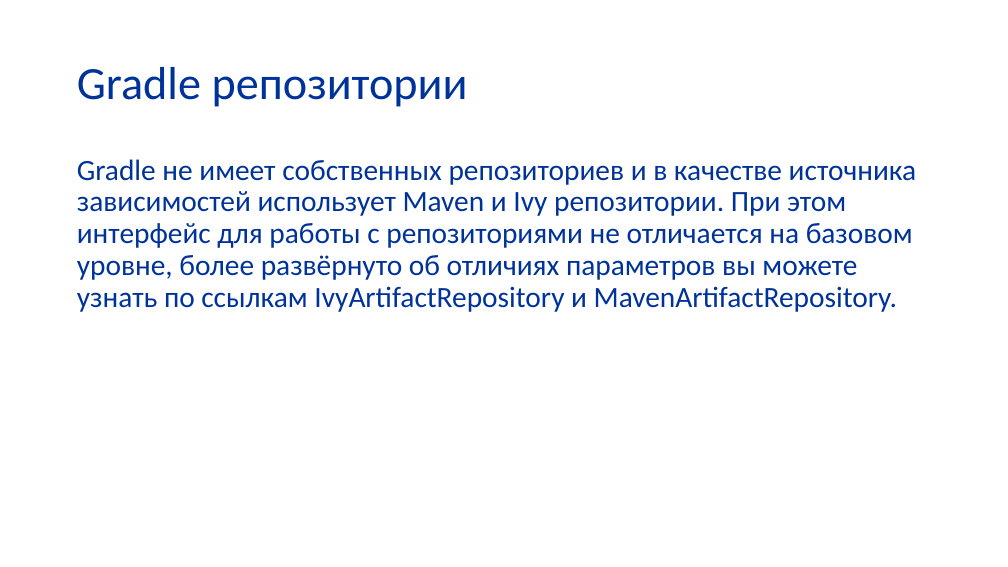
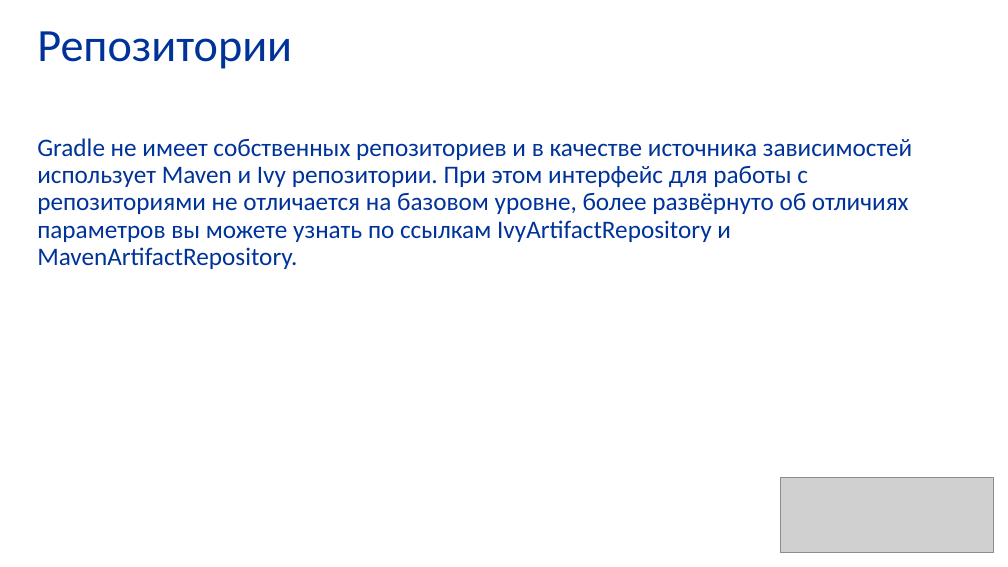
Before and after one commit to butenko-or/programming-technologies, a slide deck: slide 24 of PT_build_systems.pptx (slide 33 before the commit). Drawn at 1008x567 pixels with LibreOffice and Linux fonts; fonts in the diff are those of the drawing; grey boxes stand for pictures; background and template pictures are left out. Boxes give left, top, right and bottom in pixels: in the first picture for what was removed or moved away, otherwise in the second. Text is boxed around its words. In the diff, an @@ line names an element or a change of style, - is before the commit and + after.

```diff
--- a/PT_build_systems.pptx
+++ b/PT_build_systems.pptx
@@ text at (x1=37, y1=31, x2=292, y2=69): text changed @@
-Gradle репозитории
+Репозитории
@@ text "Gradle не имеет собственных репозиториев ..." moved from (x1=77, y1=159, x2=916, y2=312) to (x1=37, y1=138, x2=912, y2=269) @@
@@ text "Gradle не имеет собственных репозиториев ..." at (x1=37, y1=138, x2=912, y2=269): size 28 to 24 pt @@
@@ picture added at (x1=780, y1=478, x2=994, y2=552) @@
```
Also in this commit, not shown: 2 other slides changed, 8 slides added, 18 slides removed.
